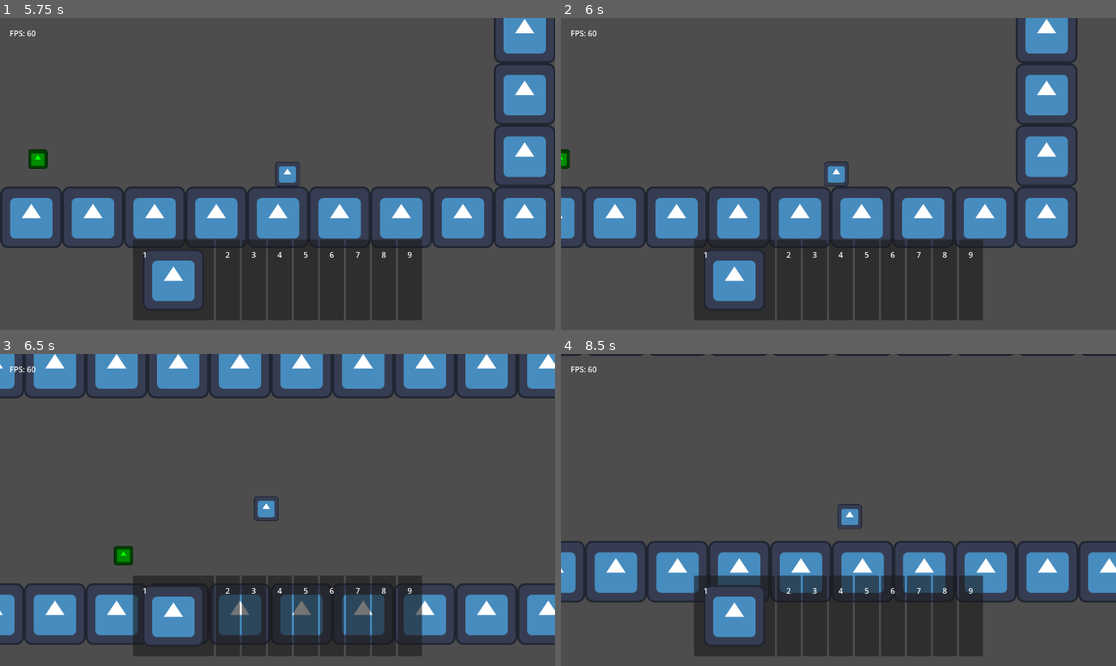
Above: before the commit, frames 1-4 (two rows, left to right).
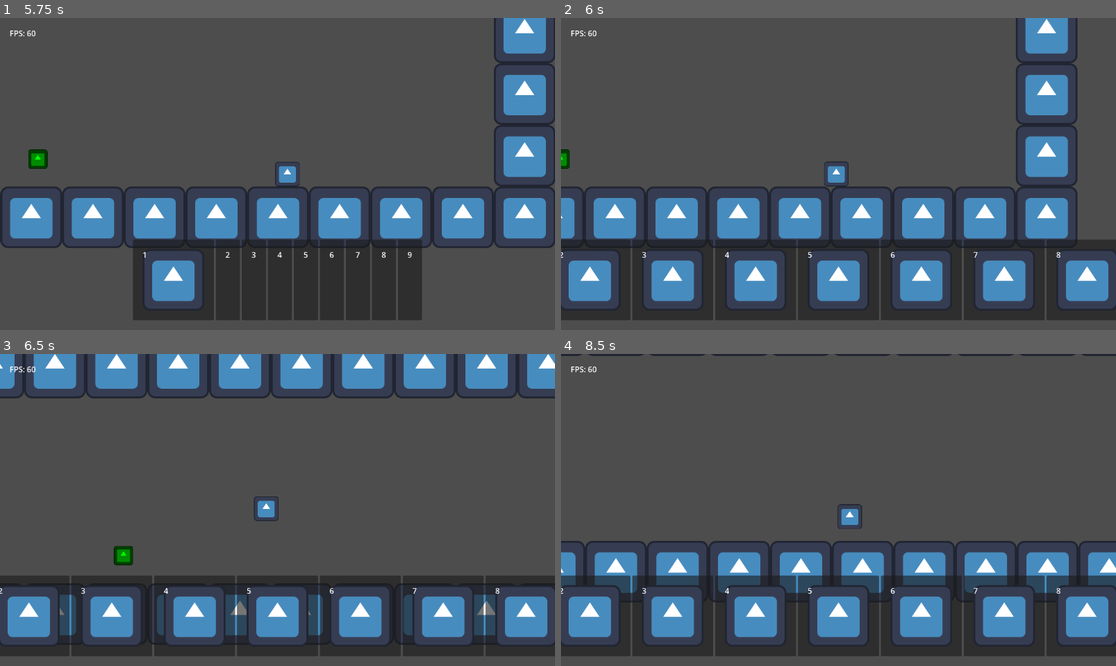
Above: after the commit, the same moments.

Repository: TheHumanMRP/RPG-Life-Tracker
Game: Godot game, scene res://Folders/Systems/Main/Scenes/main_scene.tscn
Same seed, same stepped clock (60 frames per second), same inputs: the game is played once before the commit and once after it. The engine's default icon, where the game draws it, is replaced by a stand-in: a white triangle on a blue panel in a dark square.
Inputs:
- Up to frame 1 (5.75 s): hold D (move_right) 0.53-2.03 s; tap I (add_test_sword) every 0.75 s from 0.6 to 5.1 s; tap Space (jump) at 0.77, 1.52, 3.02, 3.77, 4.52 s; hold A (move_left) 2.03-2.78 s; hold D (move_right) 2.78-4.28 s; hold A (move_left) 4.28-5.03 s; hold D (move_right) from 5.03 s (still down)
- Up to frame 2 (6 s): release D (move_right) at 5.78 s; hold A (move_left) from 5.78 s (still down); tap I (add_test_sword) at 5.85 s
- Up to frame 3 (6.5 s): keep holding A (move_left); tap Space (jump) at 6.02 s
- Up to frame 4 (8.5 s): tap I (add_test_sword) at 6.6, 7.35, 8.1 s; tap Space (jump) at 6.77, 7.52 s; release A (move_left) at 7.28 s; hold D (move_right) from 7.28 s (still down)

Frame 1 is identical in both runs. In frame 2, 15% of the frame differs, in the area x 0-100%, y 71-97%; in frame 3, 14%; in frame 4, 16%.
Error after the commit: Out of bounds get index '2' (on base: 'Array[ItemEntry]') (res://Folders/Systems/Inventory_System/Scripts/hotbar_logic.gd:64)

Commit message:
Auto commit at 2026-07-04 22:50:43

Diff:
--- a/Folders/Systems/Inventory_System/Scripts/hotbar_logic.gd
+++ b/Folders/Systems/Inventory_System/Scripts/hotbar_logic.gd
@@ -27,7 +27,10 @@
 # ============================================================================
 
 func _init() -> void:
-	call_deferred("SignalBus.inventory_changed.connect(assaign_items_to_all_hotbars)")
+	call_deferred("connect_signals")
+
+func connect_signals() -> void:
+	SignalBus.inventory_changed.connect(assaign_items_to_all_hotbars)
 
 # ============================================================================
 # Item Management
